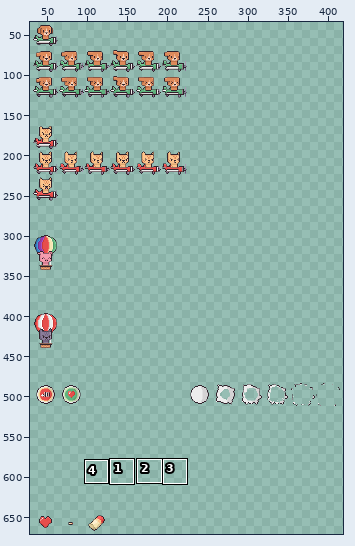
Edited in one commit: sprite sheet (Game/res/spritesheet.png). The first picture is a wide view before the edit; the outline marks the close-up.
Close-up. Before:
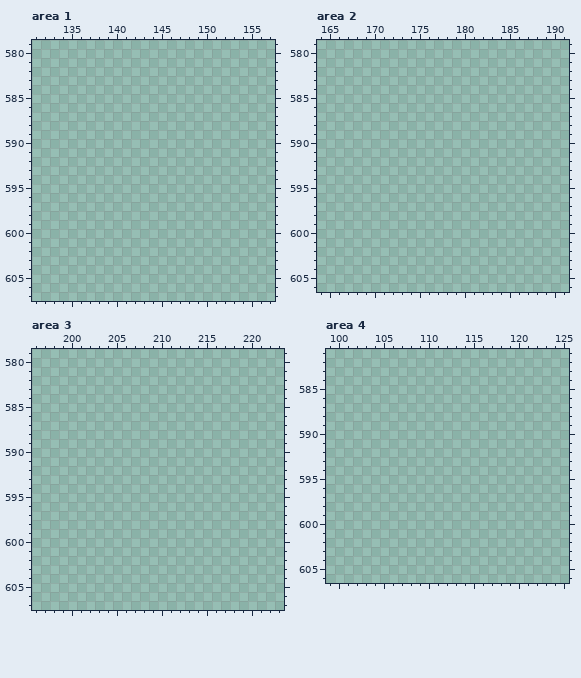
The file is 960x960 pixels. Colours within 5 levels of each other are drawn and written as one. Shown: area 1: x 131..157, y 579..607; area 2: x 164..191, y 579..606; area 3: x 196..223, y 579..607; area 4: x 99..125, y 581..606. The old version is drawn lined up with the new one. The wide view leaves out empty margins. The commit also changed other parts of the picture, which this record leaves out.
After the commit:
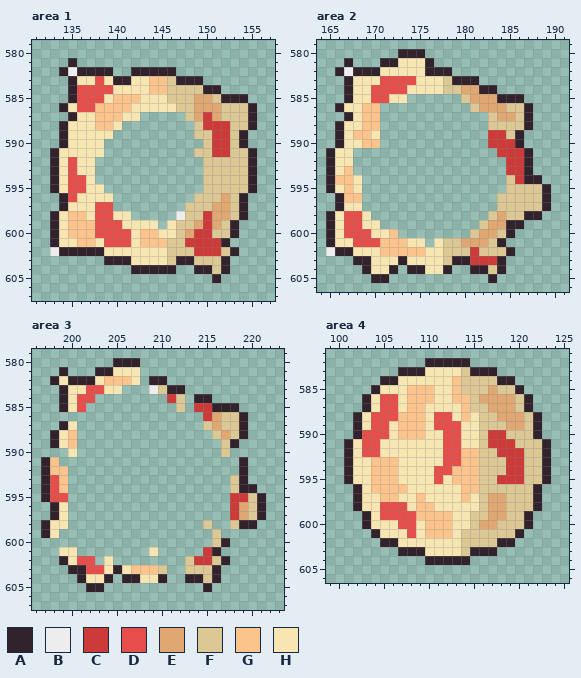
Palette (. is transparent): A #31222c  B #ededed  C #cc3b39  D #e64e4b  E #e0a772  F #dbc895  G #fcc48d  H #f7e5b2
Edits made:
drawings rearranged on the sheet (the old picture shows each at its new place; 1 dropped ones are not shown)
Changed rows in their new state; - is an unchanged pixel.
Area 1:
first column x 133:
581 --A--------------------
582 -ABAAAA--AAAAA---------
583 --AHHDHAAHHGGFAAA------
584 --ADDDDHHHHGGFFFFAA----
585 --ADDDHGGGHHHFFFEEFAAA-
586 -AHDDGGGGHHHHHFFEEEFFFA
587 --AHHGGGHH-----FECEFFFA
588 -AHHHGGH--------FCCCFFA
589 -AHHHHH---------FFCCFA-
590 -AHHHH-----------FCCFA-
591 AHHHHH----------FFCCFFA
592 AHDHH------------FFFFFA
593 AHDHH------------FFFFFA
594 AHDDH------------FFFFFA
595 AHDDHH-----------FFFFFA
596 -ADHHHH---------FFFEFA-
597 -AHHHDD--------FFFEEFA-
598 AHGGHDDHH-----BFFCEEFA-
599 AHGGGDDDHHHH-HFFECEFA--
600 AHGGGDDDDHGGHHFECCFFA--
601 AHHGGHDDDHGGGFFCCCCA---
602 BAAAAAHHHHHHHFFFCCCFA--
603 ------AAAHHHHFAAFFFA---
604 ---------AAAAA--AAFA---
605 ------------------A----
Area 2:
first column x 165:
580 --------AAA--------------
581 --A---AAHHHA-------------
582 -ABAAAHHHHHAAA-----------
583 --AHHHDDDDHHHFAAA--------
584 --AHHDDDDHHHHFFEEAA------
585 --AHHDDHH------FEEEAAA---
586 -AHHGG----------FEEEFFA--
587 --AHGG------------FEEFA--
588 -AHHGG------------FFFFA--
589 -AHGGH------------CCFA---
590 -AHHGG------------CCCA---
591 AHH----------------CCCA--
592 AHH-----------------CCA--
593 AHG-----------------CCA--
594 AGGH----------------FCAA-
595 AHGH----------------FFFFA
596 -AGG---------------FFFFFA
597 -AHH---------------FFFFFA
598 AHDDH-------------FEFFAA-
599 AHDDHH-----------FEEAA---
600 AHDDDHHG--------FEEFA----
601 AHHDDDGGGHH-HFFEEEFA-----
602 BAAHHHGGGGGHHFFFCFFFA----
603 ---AAHHHAHHHHFAACCCA-----
604 ----AHHA-AAHHA--AAFA-----
605 -----AA-----------A------
Area 3:
first column x 197:
580 --------AAA--------------
581 --A---AAHHH--------------
582 -AHAAAHGGGH-AA-----------
583 --AHHDDHH---BFAA---------
584 --AHDD--------CF-AA------
585 --AHD----------F-CCAAA---
586 ------------------CEFFA--
587 --AH--------------FEFFA--
588 -AHG---------------FEFA--
589 -AHG----------------FA---
590 ---H----------------F----
591 AG--------------------A--
592 AGG-------------------A--
593 ADG------------------FA--
594 ADG------------------FAA-
595 ADD------------------CCFA
596 -AH------------------CEFA
597 -AH------------------CEFA
598 AHH---------------F--FAA-
599 AH-----------------F-----
600 -------------------FA----
601 --HH--------H-----CA-----
602 --AHDD-H--------FCCFA----
603 ---AADDHAHGGGF--FFFA-----
604 ----AHHA-AAHHA--AAFA-----
605 -----AA-----------A------
Area 4:
first column x 101:
582 ---------AAAAA---------
583 ------AAAHHHHFAAA------
584 ----AAHHHHHHGFFFFAA----
585 ---AHHHGGGHHGFFFEFFA---
586 --AHDDHGGGHHGGFEEEEFA--
587 --AHDDHGGHHHHGFFEEEFA--
588 -AHDDDGGGHDDHGHFFEEEFA-
589 -AHDDHGGGHDDDHHFFFEEFA-
590 -ADDDHGGGHHDDHHFCCFFFA-
591 AHDDHHHHHHHDDHHFCCCFFFA
592 AHDDHHHHHHHDDGGFFCCCFFA
593 AHHGGGHHHHHDDGGFFFCCFFA
594 AHHGGGHHHHDDGGGFFFCCFFA
595 AHHGGGHHHHDHGGGFFCCCFFA
596 -AHGGGGHHHHHHGGFFFFFFA-
597 -AHHGGHHGHHHHGHFEEFFFA-
598 -AHHDDDHGGHHHHHFEEFFFA-
599 --AHDDDDGGGGHHFFEEFFA--
600 --AHHHDDHGGGHHFEEFFFA--
601 ---AHHHDHGGGHFFFFFFA---
602 ----AAHHHHHHHFFFFAA----
603 ------AAAHHHHFAAA------
604 ---------AAAAA---------
